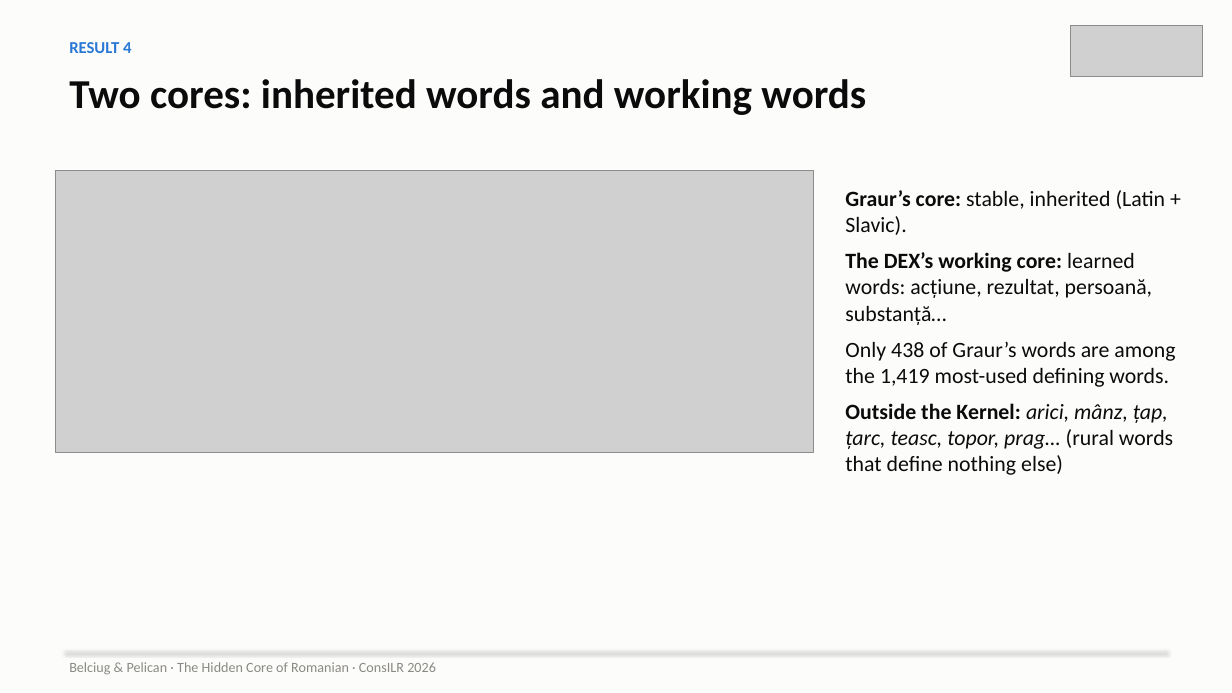
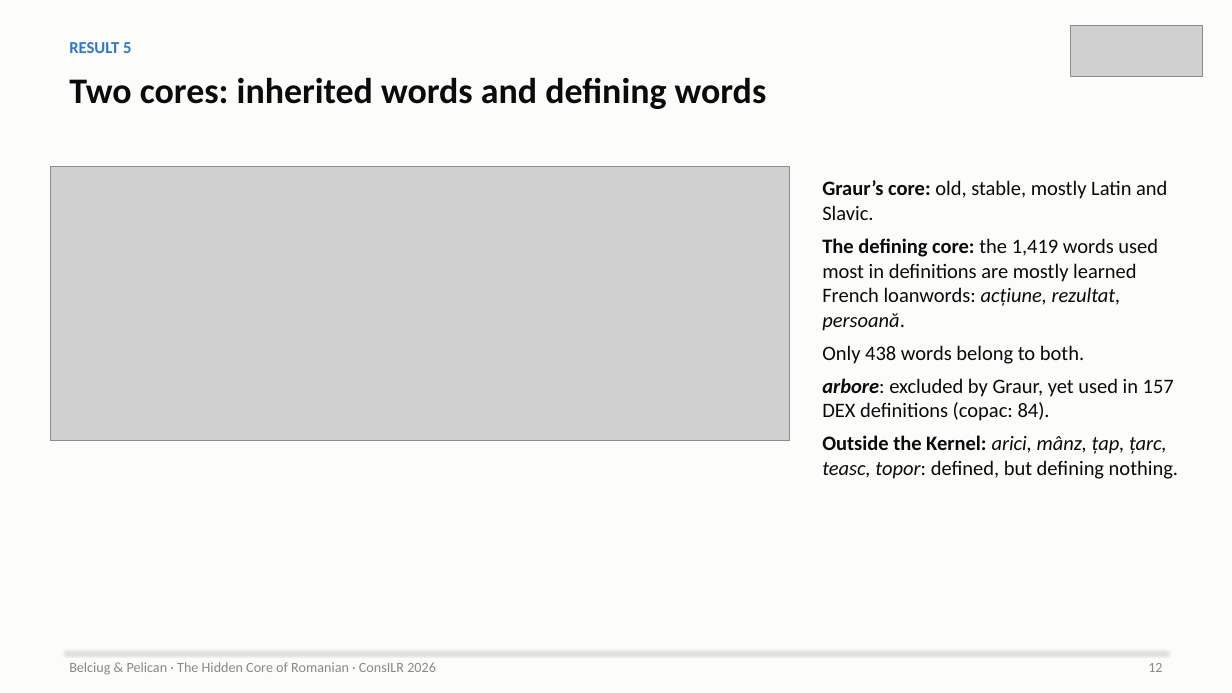
Before and after one commit to ovladon/hidden-core-romanian, a slide deck: slide 12 of slides/HiddenCore_ConsILR2026.pptx. Drawn at 1232x693 pixels with LibreOffice and Linux fonts; fonts in the diff are those of the drawing; grey boxes stand for pictures. Boxes give left, top, right and bottom in pixels: in the first picture for what was removed or moved away, otherwise in the second. Text is boxed around its words. In the diff, an @@ line names an element or a change of style, - is before the commit and + after.

```diff
--- a/slides/HiddenCore_ConsILR2026.pptx
+++ b/slides/HiddenCore_ConsILR2026.pptx
@@ text at (x1=69, y1=42, x2=131, y2=53): text changed @@
-RESULT 4
+RESULT 5
@@ text at (x1=69, y1=77, x2=767, y2=109): text changed; size 32 to 28 pt @@
-Two cores: inherited words and working words
+Two cores: inherited words and defining words
@@ picture resized from (x1=55, y1=171, x2=813, y2=453) to (x1=51, y1=166, x2=790, y2=441) @@
@@ text at (x1=822, y1=180, x2=1178, y2=479): text changed; size 17 to 16 pt @@
-Graur’s core: stable, inherited (Latin + Slavic).
-The DEX’s working core: learned words: acțiune, rezultat, persoană, substanță…
-Only 438 of Graur’s words are among the 1,419 most-used defining words.
-Outside the Kernel: arici, mânz, țap, țarc, teasc, topor, prag… (rural words that define nothing else)
+Graur’s core: old, stable, mostly Latin and Slavic.
+The defining core: the 1,419 words used most in definitions are mostly learned French loanwords: acțiune, rezultat, persoană.
+Only 438 words belong to both.
+arbore: excluded by Graur, yet used in 157 DEX definitions (copac: 84).
+Outside the Kernel: arici, mânz, țap, țarc, teasc, topor: defined, but defining nothing.
@@ text added at (x1=1148, y1=663, x2=1162, y2=672), 11 pt, text #8A8984 @@
+12
```
Also in this commit, not shown: 10 other slides changed, 10 slides added, 4 slides removed, 2 other files.
